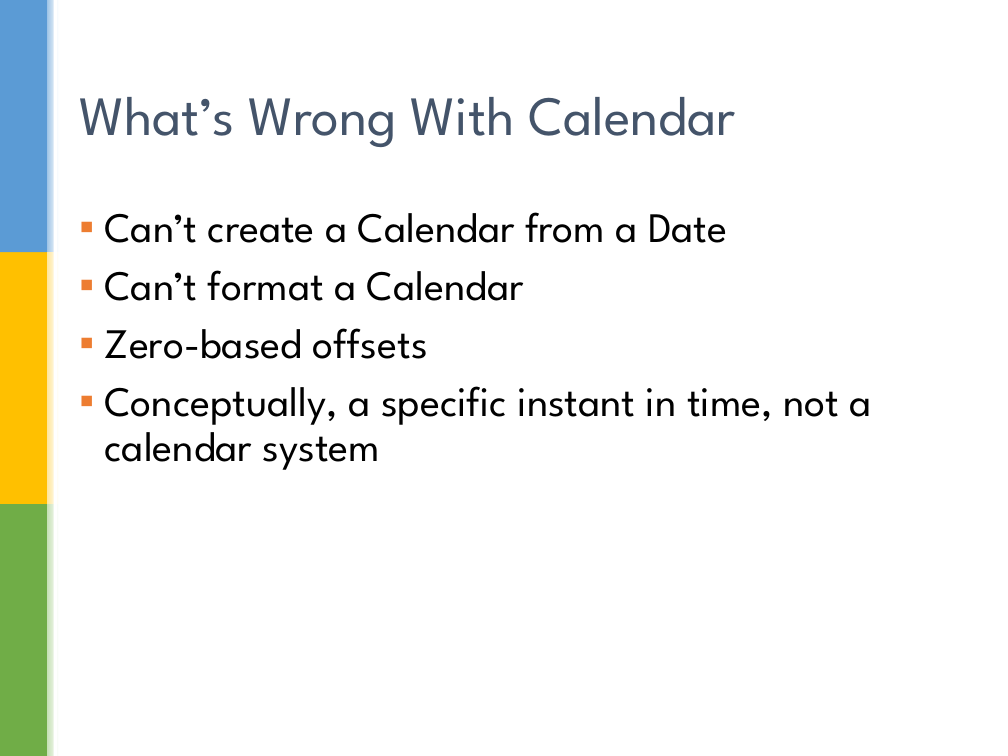
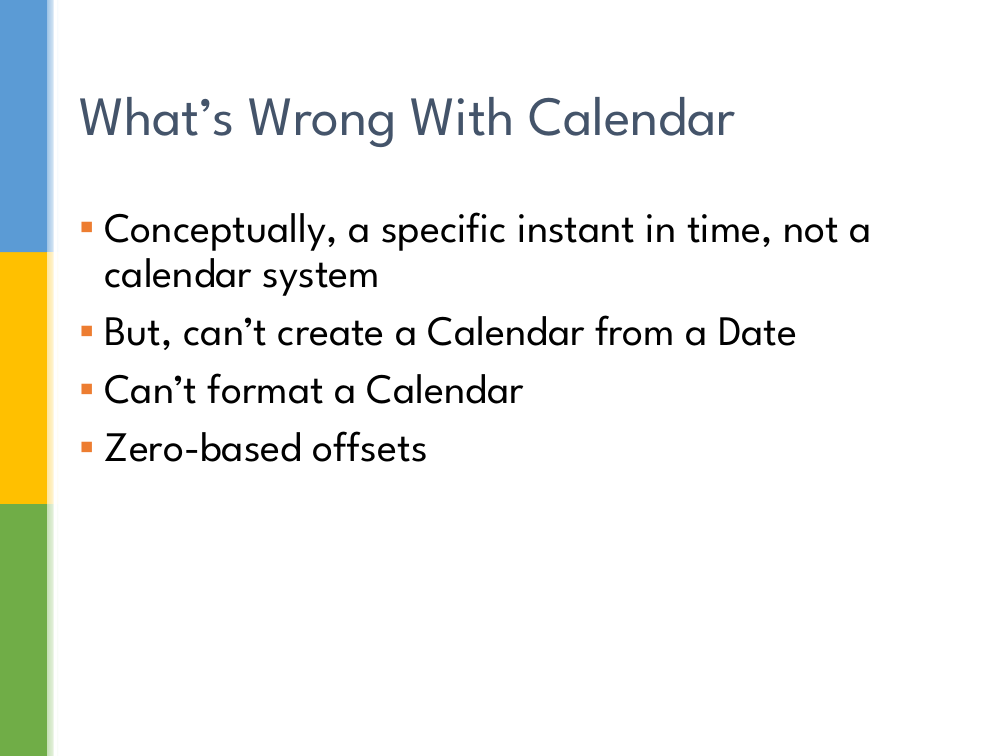
Before and after one commit to sualeh/make-a-date, a slide deck: slide 6 of Java 8 Date and Time API.pptx. Drawn at 1008x756 pixels with LibreOffice and Linux fonts; fonts in the diff are those of the drawing; background and template pictures are left out. Boxes give left, top, right and bottom in pixels: in the first picture for what was removed or moved away, otherwise in the second. Text is boxed around its words. In the diff, an @@ line names an element or a change of style, - is before the commit and + after.

```diff
--- a/Java 8 Date and Time API.pptx
+++ b/Java 8 Date and Time API.pptx
@@ text at bbox=[105, 212, 872, 350]: text changed @@
-▪ Can’t create a Calendar from a Date
+▪ Conceptually, a specific instant in time, not a calendar system
+▪ But, can’t create a Calendar from a Date
@@ text at bbox=[105, 386, 872, 470]: paragraph removed @@
-▪ Conceptually, a specific instant in time, not a calendar system
```
Also in this commit, not shown: 24 other slides changed, 1 slide added, 1 slide removed.
